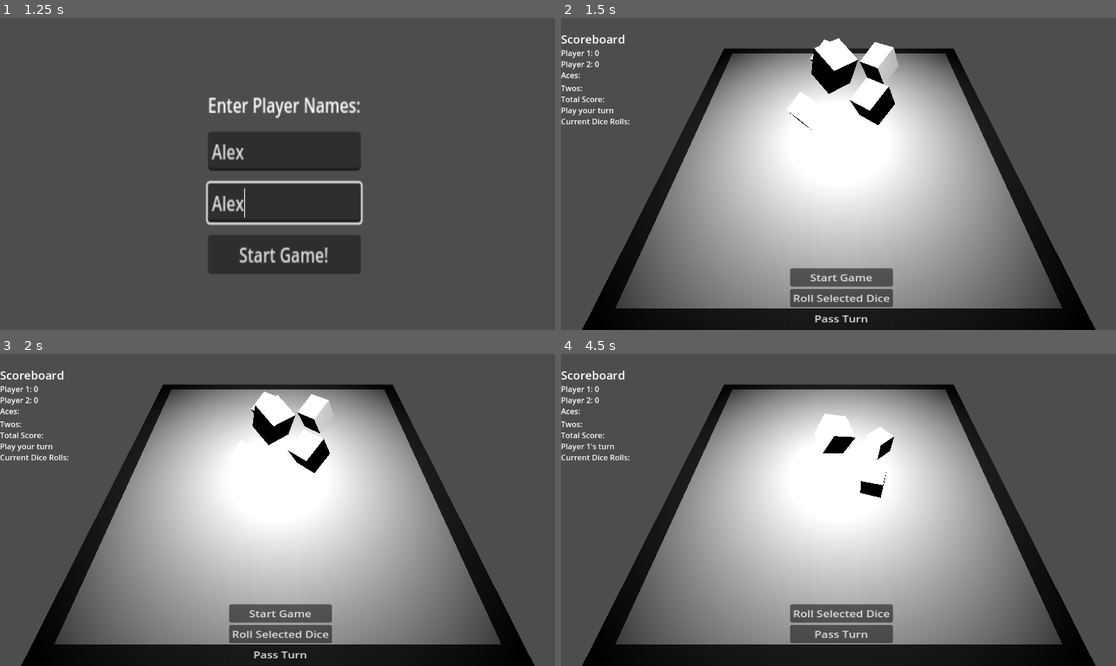
Above: before the commit, frames 1-4 (two rows, left to right).
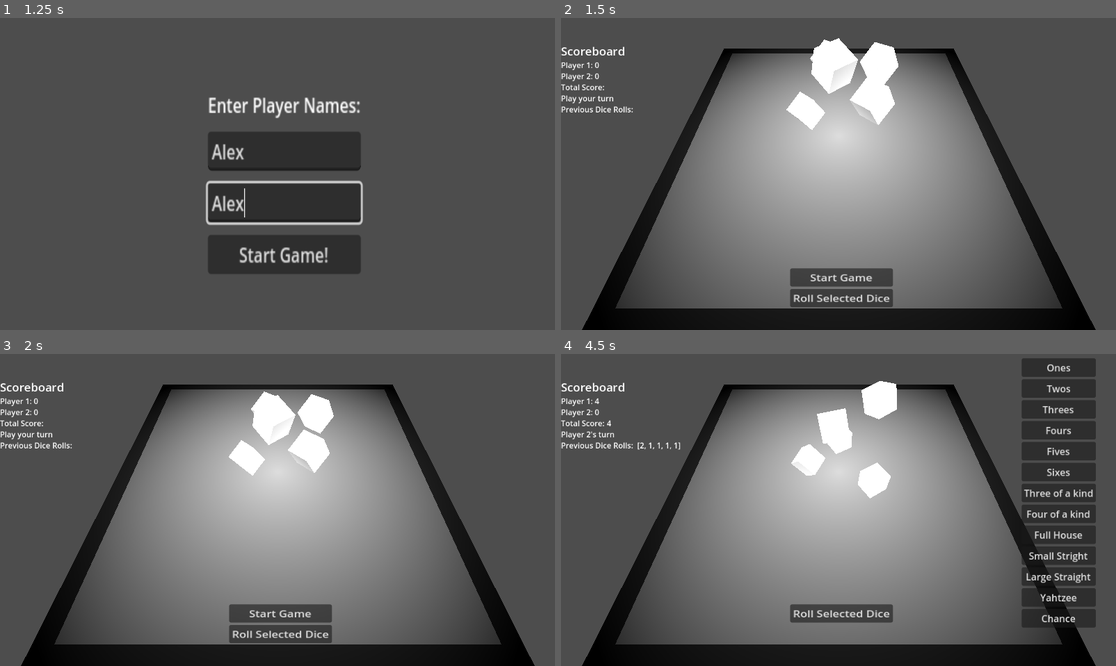
Above: after the commit, the same moments.

Repository: John-Popovici/duel-of-the-eights
Game: Godot game, scene res://Scenes/IntroScene.tscn
Two runs of this game, one before a commit and one after it. Both use one fixed random seed, a clock stepped at 60 frames per second and the inputs below.
Inputs (mouse positions are in pixels of both pictures, inside the frame that each line leads up to):
- Up to frame 1 (1.25 s): click (283, 152) at 0.52 s; type "Alex" at 0.6 s; click (283, 202) at 0.75 s; type "Alex" at 0.83 s
- Up to frame 2 (1.5 s): click "Start Game!" at 1.25 s
- Up to frame 3 (2 s): no input
- Up to frame 4 (4.5 s): click "Roll Selected Dice" at 2 s; click (844, 653) at 2.75 s, where only the run before the commit has a clickable "Pass Turn"; click "Start Game" at 3.5 s; click (1060, 366) at 4.25 s, where only the run after the commit has a clickable "Ones"

Frame 1 is identical in both runs. In frame 2, 42% of the frame differs, in the area x 0-84%, y 5-98%; in frame 3, 42%; in frame 4, 52%, in the area x 0-97%, y 1-94%.

Commit message:
Calculations for different hands done

Diff:
--- /dev/null
+++ b/src/Materials/BoardLowMat.tres
@@ -0,0 +1,4 @@
+[gd_resource type="StandardMaterial3D" format=3 uid="uid://cgpa3fsefx8ir"]
+
+[resource]
+albedo_color = Color(0, 0, 0, 1)
--- /dev/null
+++ b/src/Materials/BoardRaisedMat.tres
@@ -0,0 +1,5 @@
+[gd_resource type="StandardMaterial3D" format=3 uid="uid://dvsy8knluwv6e"]
+
+[resource]
+diffuse_mode = 3
+albedo_color = Color(0.393086, 0.393086, 0.393085, 1)
--- a/src/Materials/Tester.tres
+++ b/src/Materials/Dice_Base.tres
@@ -1,3 +1,4 @@
 [gd_resource type="StandardMaterial3D" format=3 uid="uid://d3pmd3027bxsl"]
 
 [resource]
+diffuse_mode = 3
--- a/src/Materials/Tester2.tres
+++ b/src/Materials/Dice_Selected.tres
@@ -1,4 +1,5 @@
 [gd_resource type="StandardMaterial3D" format=3 uid="uid://dec33kr6i2qx"]
 
 [resource]
+diffuse_mode = 3
 albedo_color = Color(0, 1, 1, 1)
--- a/src/Scenes/game_scene.tscn
+++ b/src/Scenes/game_scene.tscn
@@ -1,15 +1,15 @@
-[gd_scene load_steps=12 format=3 uid="uid://dxwfosg6try75"]
+[gd_scene load_steps=14 format=3 uid="uid://dxwfosg6try75"]
 
 [ext_resource type="Script" path="res://Scripts/GameManager.gd" id="1_7ajte"]
 [ext_resource type="Script" path="res://Scripts/dice_container.gd" id="1_78uev"]
 [ext_resource type="Script" path="res://Scripts/scoreboard.gd" id="1_gapl4"]
 [ext_resource type="Script" path="res://Scripts/game_scene.gd" id="1_ominb"]
 [ext_resource type="Script" path="res://Scripts/die.gd" id="2_muqym"]
+[ext_resource type="Material" uid="uid://cgpa3fsefx8ir" path="res://Materials/BoardLowMat.tres" id="3_i6nc6"]
+[ext_resource type="Material" uid="uid://dvsy8knluwv6e" path="res://Materials/BoardRaisedMat.tres" id="3_nilvk"]
+[ext_resource type="Script" path="res://Scripts/hands_container.gd" id="8_w1efo"]
 
 [sub_resource type="BoxMesh" id="BoxMesh_c0fec"]
-
-[sub_resource type="StandardMaterial3D" id="StandardMaterial3D_3mbto"]
-albedo_color = Color(0, 0, 0, 1)
 
 [sub_resource type="BoxMesh" id="BoxMesh_47imm"]
 
@@ -32,12 +32,13 @@
 transform = Transform3D(50, 0, 0, 0, 0.5, 0, 0, 0, 50, 0, 0, 0)
 mesh = SubResource("BoxMesh_c0fec")
 skeleton = NodePath("../..")
-surface_material_override/0 = SubResource("StandardMaterial3D_3mbto")
+surface_material_override/0 = ExtResource("3_i6nc6")
 
 [node name="RaisedTable" type="MeshInstance3D" parent="GameManager/GameBoard"]
 transform = Transform3D(0.9, 0, 0, 0, 2, 0, 0, 0, 0.9, 0, 0, 0)
 mesh = SubResource("BoxMesh_47imm")
 skeleton = NodePath("../../..")
+surface_material_override/0 = ExtResource("3_nilvk")
 
 [node name="StaticBody3D" type="StaticBody3D" parent="GameManager/GameBoard/RaisedTable"]
 
@@ -167,29 +168,6 @@
 layout_mode = 2
 text = "0"
 
-[node name="CategoryContainers" type="VBoxContainer" parent="GameManager/CanvasLayer/ScoreboardContatiner"]
-layout_mode = 2
-
-[node name="AcesContainer" type="HBoxContainer" parent="GameManager/CanvasLayer/ScoreboardContatiner/CategoryContainers"]
-layout_mode = 2
-
-[node name="CategoryName" type="Label" parent="GameManager/CanvasLayer/ScoreboardContatiner/CategoryContainers/AcesContainer"]
-layout_mode = 2
-text = "Aces:"
-
-[node name="CategoryScore" type="Label" parent="GameManager/CanvasLayer/ScoreboardContatiner/CategoryContainers/AcesContainer"]
-layout_mode = 2
-
-[node name="TwosContainer" type="HBoxContainer" parent="GameManager/CanvasLayer/ScoreboardContatiner/CategoryContainers"]
-layout_mode = 2
-
-[node name="CategoryName" type="Label" parent="GameManager/CanvasLayer/ScoreboardContatiner/CategoryContainers/TwosContainer"]
-layout_mode = 2
-text = "Twos:"
-
-[node name="CategoryScore" type="Label" parent="GameManager/CanvasLayer/ScoreboardContatiner/CategoryContainers/TwosContainer"]
-layout_mode = 2
-
 [node name="TotalScoreContainer" type="HBoxContainer" parent="GameManager/CanvasLayer/ScoreboardContatiner"]
 layout_mode = 2
 
@@ -209,7 +187,7 @@
 
 [node name="CurrentDiceRollsLabel" type="Label" parent="GameManager/CanvasLayer/ScoreboardContatiner/CurrentDiceRollsContainer"]
 layout_mode = 2
-text = "Current Dice Rolls:"
+text = "Previous Dice Rolls: "
 
 [node name="CurrentDiceRolls" type="Label" parent="GameManager/CanvasLayer/ScoreboardContatiner/CurrentDiceRollsContainer"]
 layout_mode = 2
@@ -229,6 +207,122 @@
 layout_mode = 2
 text = "Roll Selected Dice"
 
-[node name="PassTurnButton" type="Button" parent="GameManager/CanvasLayer/ControlButtons"]
-layout_mode = 2
-text = "Pass Turn"
+[node name="P1HandsContainer" type="VBoxContainer" parent="GameManager/CanvasLayer"]
+offset_left = 955.0
+offset_top = 9.0
+offset_right = 1079.0
+offset_bottom = 460.0
+scale = Vector2(1.24, 1.24)
+script = ExtResource("8_w1efo")
+
+[node name="OnesButton" type="Button" parent="GameManager/CanvasLayer/P1HandsContainer"]
+layout_mode = 2
+text = "Ones"
+
+[node name="TwosButton" type="Button" parent="GameManager/CanvasLayer/P1HandsContainer"]
+layout_mode = 2
+text = "Twos"
+
+[node name="ThreesButton" type="Button" parent="GameManager/CanvasLayer/P1HandsContainer"]
+layout_mode = 2
+text = "Threes"
+
+[node name="FoursButton" type="Button" parent="GameManager/CanvasLayer/P1HandsContainer"]
+layout_mode = 2
+text = "Fours"
+
+[node name="FivesButton" type="Button" parent="GameManager/CanvasLayer/P1HandsContainer"]
+layout_mode = 2
+text = "Fives"
+
+[node name="SixesButton" type="Button" parent="GameManager/CanvasLayer/P1HandsContainer"]
+layout_mode = 2
+text = "Sixes"
+
+[node name="TripletButton" type="Button" parent="GameManager/CanvasLayer/P1HandsContainer"]
+layout_mode = 2
+text = "Three of a kind"
+
+[node name="QuadrupletButton" type="Button" parent="GameManager/CanvasLayer/P1HandsContainer"]
+layout_mode = 2
+text = "Four of a kind"
+
+[node name="FullHouseButton" type="Button" parent="GameManager/CanvasLayer/P1HandsContainer"]
+layout_mode = 2
+text = "Full House"
+
+[node name="SmStraightButton" type="Button" parent="GameManager/CanvasLayer/P1HandsContainer"]
+layout_mode = 2
+text = "Small Stright"
+
+[node name="LaStraightButton" type="Button" parent="GameManager/CanvasLayer/P1HandsContainer"]
+layout_mode = 2
+text = "Large Straight"
+
+[node name="YahtzeeButton" type="Button" parent="GameManager/CanvasLayer/P1HandsContainer"]
+layout_mode = 2
+text = "Yahtzee"
+
+[node name="ChanceButton" type="Button" parent="GameManager/CanvasLayer/P1HandsContainer"]
+layout_mode = 2
+text = "Chance"
+
+[node name="P2HandsContainer" type="VBoxContainer" parent="GameManager/CanvasLayer"]
+offset_left = 955.0
+offset_top = 9.0
+offset_right = 1079.0
+offset_bottom = 460.0
+scale = Vector2(1.24, 1.24)
+script = ExtResource("8_w1efo")
+
+[node name="OnesButton" type="Button" parent="GameManager/CanvasLayer/P2HandsContainer"]
+layout_mode = 2
+text = "Ones"
+
+[node name="TwosButton" type="Button" parent="GameManager/CanvasLayer/P2HandsContainer"]
+layout_mode = 2
+text = "Twos"
+
+[node name="ThreesButton" type="Button" parent="GameManager/CanvasLayer/P2HandsContainer"]
+layout_mode = 2
+text = "Threes"
+
+[node name="FoursButton" type="Button" parent="GameManager/CanvasLayer/P2HandsContainer"]
+layout_mode = 2
+text = "Fours"
+
+[node name="FivesButton" type="Button" parent="GameManager/CanvasLayer/P2HandsContainer"]
+layout_mode = 2
+text = "Fives"
+
+[node name="SixesButton" type="Button" parent="GameManager/CanvasLayer/P2HandsContainer"]
+layout_mode = 2
+text = "Sixes"
+
+[node name="TripletButton" type="Button" parent="GameManager/CanvasLayer/P2HandsContainer"]
+layout_mode = 2
+text = "Three of a kind"
+
+[node name="QuadrupletButton" type="Button" parent="GameManager/CanvasLayer/P2HandsContainer"]
+layout_mode = 2
+text = "Four of a kind"
+
+[node name="FullHouseButton" type="Button" parent="GameManager/CanvasLayer/P2HandsContainer"]
+layout_mode = 2
+text = "Full House"
+
+[node name="SmStraightButton" type="Button" parent="GameManager/CanvasLayer/P2HandsContainer"]
+layout_mode = 2
+text = "Small Stright"
+
+[node name="LaStraightButton" type="Button" parent="GameManager/CanvasLayer/P2HandsContainer"]
+layout_mode = 2
+text = "Large Straight"
+
+[node name="YahtzeeButton" type="Button" parent="GameManager/CanvasLayer/P2HandsContainer"]
+layout_mode = 2
+text = "Yahtzee"
+
+[node name="ChanceButton" type="Button" parent="GameManager/CanvasLayer/P2HandsContainer"]
+layout_mode = 2
+text = "Chance"
--- a/src/Scripts/GameManager.gd
+++ b/src/Scripts/GameManager.gd
@@ -4,8 +4,9 @@
 
 @onready var dice_container = $DiceContainer   # Reference to DiceContainer node
 @onready var scoreboard = $CanvasLayer/ScoreboardContatiner          # Reference to Scoreboard node
+@onready var P1HandsContainer: VBoxContainer         # Reference to HandsContainer node
+@onready var P2HandsContainer: VBoxContainer         # Reference to HandsContainer node
 @onready var roll_selected_button = $CanvasLayer/ControlButtons/RollSelectedDiceButton # Reference to the Roll Selected Button
-@onready var pass_turn_button = $CanvasLayer/ControlButtons/PassTurnButton # Reference to the Pass Button
 @onready var start_game_button = $CanvasLayer/ControlButtons/StartGameButton # Reference to the Pass Button
 
 @export var total_rounds: int = 5             # Total rounds in the game
@@ -21,8 +22,11 @@
 # Start the game
 func _ready() -> void:
 	roll_selected_button.pressed.connect(roll_selected_button_call)
-	pass_turn_button.pressed.connect(pass_turn_button_call)
 	start_game_button.pressed.connect(start_round)
+	P1HandsContainer = get_node("CanvasLayer/P1HandsContainer")
+	P2HandsContainer = get_node("CanvasLayer/P2HandsContainer")
+	P1HandsContainer.OffVisibility()
+	P2HandsContainer.OffVisibility()
 
 func roll_selected_button_call() -> void:
 	if roll_phase < max_rolls:
@@ -31,20 +35,8 @@
 	elif roll_phase == max_rolls:
 		# Disable buttons when no more rolls are allowed
 		roll_selected_button.disabled = true
-		pass_turn_button.disabled = true
 		dice_container.roll_selected_dice()
-		pass_turn()
 
-func pass_turn_button_call() -> void:
-	# Ends the current player's turn early, updating scores
-	roll_phase = max_rolls  # Skip to the end of the turn
-	roll_selected_button.disabled = true
-	pass_turn_button.disabled = true
-	pass_turn()
-
-func pass_turn() -> void:
-	await get_tree().create_timer(4.0).timeout
-	update_scores()
 
 # Begins a round by rolling the dice
 func start_round() -> void:
@@ -54,14 +46,17 @@
 
 	roll_phase = 0
 	roll_selected_button.disabled = true  # Disable initially, enabled after first roll
-	pass_turn_button.disabled = true
 	start_game_button.disabled = true
 	start_game_button.visible = false
 
 	if current_player == 1:
 		currentPlayerName = player1name
+		P1HandsContainer.OnVisibility()
+		P2HandsContainer.OffVisibility()
 	else:
 		currentPlayerName = player2name
+		P1HandsContainer.OffVisibility()
+		P2HandsContainer.OnVisibility()
 	print("Round %d, Player %d's turn" % [current_round, current_player])
 
 	# Update the scoreboard to indicate current player
@@ -71,19 +66,19 @@
 	dice_container.roll_dice()
 	roll_phase += 1
 	roll_selected_button.disabled = false  # Disable initially, enabled after first roll
-	pass_turn_button.disabled = false
 
 
 
 # Updates scores based on dice results
-func update_scores() -> void:
-	var dice_values = dice_container.get_dice_values()
-	var round_score = calculate_score(dice_values)
+func update_scores(round_score: int) -> void:
+	#var dice_values = dice_container.get_dice_values()
+	#var round_score = calculate_score(dice_values)
 	player_scores[current_player] += round_score
 
 	# Update scoreboard
 	scoreboard.update_player_score(current_player, player_scores[current_player])
 	scoreboard.update_total_score(player_scores[current_player])
+	scoreboard.update_dice_values(dice_container.get_dice_values())
 
 	# Move to next player's turn or next round
 	next_turn()
@@ -115,10 +110,17 @@
 
 # Ends the game, displays final scores, and winner
 func end_game() -> void:
-	var winner = player1name if player_scores[1] > player_scores[2] else player2name
+	var winner
+	if player_scores[1] > player_scores[2]:
+		winner = player1name
+	elif player_scores[1] < player_scores[2]:
+		winner = player2name
+	else:
+		winner = "Both Players! (Or none, depending on how you look at it)"
 	print("Game Over! Winner: %s" % winner)
 	print("Final Scores: Player 1 - %d, Player 2 - %d" % [player_scores[1], player_scores[2]])
-
+	P1HandsContainer.OffVisibility()
+	P2HandsContainer.OffVisibility()
 	# Update scoreboard to show game over and winner
 	scoreboard.update_turn_status("Game Over! Winner: %s" % winner)
 
--- a/src/Scripts/die.gd
+++ b/src/Scripts/die.gd
@@ -12,8 +12,8 @@
 var is_selected: bool = false          # Tracks if the die has been clicked/selected
 @onready var dieMesh: MeshInstance3D = $MeshInstance3D
 
-var normalTex = preload('res://Materials/Tester.tres')
-var selectedTex = preload('res://Materials/Tester2.tres')
+var normalTex = preload('res://Materials/Dice_Base.tres')
+var selectedTex = preload('res://Materials/Dice_Selected.tres')
 
 # Dictionary mapping each die face direction to its value
 var face_value_dict = {
--- /dev/null
+++ b/src/Scripts/hands_container.gd
@@ -0,0 +1,237 @@
+extends VBoxContainer
+
+@onready var gameManager: Node # Reference to the Ones Button
+@onready var dice_container: Node3D
+@onready var ones_button = $OnesButton # Reference to the Ones Button
+@onready var twos_button = $TwosButton # Reference to the Ones Button
+@onready var threes_button = $ThreesButton # Reference to the Ones Button
+@onready var fours_button = $FoursButton # Reference to the Ones Button
+@onready var fives_button = $FivesButton # Reference to the Ones Button
+@onready var sixes_button = $SixesButton # Reference to the Ones Button
+
+@onready var triplet_button = $TripletButton # Reference to the Ones Button
+@onready var quadruplet_button = $QuadrupletButton # Reference to the Ones Button
+@onready var Yahtzee_button = $YahtzeeButton # Reference to the Ones Button
+@onready var fullHouse_button = $FullHouseButton # Reference to the Ones Button
+@onready var smStraight_button = $SmStraightButton # Reference to the Ones Button
+@onready var laStraight_button = $LaStraightButton # Reference to the Ones Button
+@onready var chance_button = $ChanceButton # Reference to the Ones Button
+
+# Called when the node enters the scene tree for the first time.
+func _ready() -> void:
+	gameManager = get_node("../../")
+	dice_container = get_node("../../DiceContainer")
+	ones_button.pressed.connect(calc_ones)
+	twos_button.pressed.connect(calc_twos)
+	threes_button.pressed.connect(calc_threes)
+	fours_button.pressed.connect(calc_fours)
+	fives_button.pressed.connect(calc_fives)
+	sixes_button.pressed.connect(calc_sixes)
+
+	triplet_button.pressed.connect(calc_triplet)
+	quadruplet_button.pressed.connect(calc_quadruplet)
+	Yahtzee_button.pressed.connect(calc_yahtzee)
+	fullHouse_button.pressed.connect(calc_fullHouse)
+	smStraight_button.pressed.connect(calc_smStraight)
+	laStraight_button.pressed.connect(calc_laStraight)
+	chance_button.pressed.connect(calc_chance)
+
+
+# Called every frame. 'delta' is the elapsed time since the previous frame.
+func _process(delta: float) -> void:
+	pass
+
+func ToggleVisibility() -> void:
+	visible = !visible
+
+func OnVisibility() -> void:
+	visible = true
+
+func OffVisibility() -> void:
+	visible = false
+
+func addScore(score: int) -> void:
+	gameManager.update_scores(score)
+
+# Helper function to remove duplicates from an array
+func remove_duplicates(array: Array) -> Array:
+	var unique_values = []
+	for value in array:
+		if value not in unique_values:
+			unique_values.append(value)
+	return unique_values
+
+
+func calc_ones() -> void:
+	var dice_values = dice_container.get_dice_values()
+	var score: int = 0
+	for val in dice_values:
+		if val == 1:
+			score += val
+	ones_button.disabled = true
+	ones_button.text = str("Ones: %d" % score)
+	addScore(score)
+
+func calc_twos() -> void:
+	var dice_values = dice_container.get_dice_values()
+	var score: int = 0
+	for val in dice_values:
+		if val == 2:
+			score += val
+	twos_button.disabled = true
+	twos_button.text = str("Twos: %d" % score)
+	addScore(score)
+
+func calc_threes() -> void:
+	var dice_values = dice_container.get_dice_values()
+	var score: int = 0
+	for val in dice_values:
+		if val == 3:
+			score += val
+	threes_button.disabled = true
+	threes_button.text = str("Threes: %d" % score)
+	addScore(score)
+
+func calc_fours() -> void:
+	var dice_values = dice_container.get_dice_values()
+	var score: int = 0
+	for val in dice_values:
+		if val == 4:
+			score += val
+	fours_button.disabled = true
+	fours_button.text = str("Fours: %d" % score)
+	addScore(score)
+
+func calc_fives() -> void:
+	var dice_values = dice_container.get_dice_values()
+	var score: int = 0
+	for val in dice_values:
+		if val == 5:
+			score += val
+	fives_button.disabled = true
+	fives_button.text = str("Fives: %d" % score)
+	addScore(score)
+
+func calc_sixes() -> void:
+	var dice_values = dice_container.get_dice_values()
+	var score: int = 0
+	for val in dice_values:
+		if val == 6:
+			score += val
+	sixes_button.disabled = true
+	sixes_button.text = str("Sixes: %d" % score)
+	addScore(score)
+
+func calc_chance() -> void:
+	var dice_values = dice_container.get_dice_values()
+	var score: int = 0
+	for val in dice_values:
+		score += val
+	chance_button.disabled = true
+	chance_button.text = str("Chance: %d" % score)
+	addScore(score)
+
+func calc_triplet() -> void:
+	var dice_values = dice_container.get_dice_values()
+	var score: int = 0
+	var counts: Array[int] = [0,0,0,0,0,0]
+	var meetCrit = false
+	for val in dice_values:
+		score += val
+		counts[val-1] +=1
+		if counts[val-1]>=3:
+			meetCrit = true
+	if !meetCrit:
+		score = 0
+	triplet_button.disabled = true
+	triplet_button.text = str("Three of a kind: %d" % score)
+	addScore(score)
+
+func calc_quadruplet() -> void:
+	var dice_values = dice_container.get_dice_values()
+	var score: int = 0
+	var counts: Array[int] = [0,0,0,0,0,0]
+	var meetCrit = false
+	for val in dice_values:
+		score += val
+		counts[val-1] +=1
+		if counts[val-1]>=4:
+			meetCrit = true
+	if !meetCrit:
+		score = 0
+	quadruplet_button.disabled = true
+	quadruplet_button.text = str("Four of a kind: %d" % score)
+	addScore(score)
+
+func calc_yahtzee() -> void:
+	var dice_values = dice_container.get_dice_values()
+	var score: int = 0
+	var counts: Array[int] = [0,0,0,0,0,0]
+	var meetCrit = false
+	for val in dice_values:
+		counts[val-1] +=1
+		if counts[val-1]>=5:
+			meetCrit = true
+	if meetCrit:
+		score = 50
+	Yahtzee_button.disabled = true
+	Yahtzee_button.text = str("Yahtzee: %d" % score)
+	addScore(score)
+
+func calc_fullHouse() -> void:
+	var dice_values = dice_container.get_dice_values()
+	var score: int = 0
+	var counts: Array[int] = [0,0,0,0,0,0]
+	var meetCrit = false
+	for val in dice_values:
+		counts[val-1] +=1
+
+	var hasTwo = false
+	var hasThree = false
+	for count in counts:
+		if count == 2:
+			hasTwo = true
+		elif count == 3:
+			hasThree = true
+	meetCrit = hasThree and hasTwo
+
+	if meetCrit:
+		score = 25
+	fullHouse_button.disabled = true
+	fullHouse_button.text = str("Full House: %d" % score)
+	addScore(score)
+
+func calc_smStraight() -> void:
+	var dice_values = dice_container.get_dice_values()
+	var score: int = 0
+	var meetCrit = false
+	var sorted_unique_rolls = dice_values.duplicate()
+	sorted_unique_rolls.sort()
+	sorted_unique_rolls = remove_duplicates(sorted_unique_rolls)  # Remove duplicates
+	if len(sorted_unique_rolls) >= 4:
+		for i in range(len(sorted_unique_rolls) - 3):
+			if sorted_unique_rolls[i] + 1 == sorted_unique_rolls[i + 1] and sorted_unique_rolls[i] + 2 == sorted_unique_rolls[i + 2] and sorted_unique_rolls[i] + 3 == sorted_unique_rolls[i + 3]:
+				meetCrit = true  # Found a small straight
+
+	if meetCrit:
+		score = 30
+	smStraight_button.disabled = true
+	smStraight_button.text = str("Small Straight: %d" % score)
+	addScore(score)
+
+func calc_laStraight() -> void:
+	var dice_values = dice_container.get_dice_values()
+	var score: int = 0
+	var meetCrit = false
+	var sorted_unique_rolls = dice_values.duplicate()
+	sorted_unique_rolls.sort()
+	sorted_unique_rolls = remove_duplicates(sorted_unique_rolls)  # Remove duplicates
+	if len(sorted_unique_rolls) == 5:
+		if sorted_unique_rolls[0] + 1 == sorted_unique_rolls[1] and sorted_unique_rolls[1] + 1 == sorted_unique_rolls[2] and sorted_unique_rolls[2] + 1 == sorted_unique_rolls[3] and sorted_unique_rolls[3] + 1 == sorted_unique_rolls[4]:
+			meetCrit = true  # Found a small straight
+
+	if meetCrit:
+		score = 40
+	laStraight_button.disabled = true
+	laStraight_button.text = str("Large Straight: %d" % score)
+	addScore(score)
--- a/src/Scripts/scoreboard.gd
+++ b/src/Scripts/scoreboard.gd
@@ -5,21 +5,11 @@
 # Labels for individual categories and scores
 @onready var player1_score_label = $Player1ScoreContainer/Player1Score
 @onready var player2_score_label = $Player2ScoreContainer/Player2Score
-@onready var aces_score_label = $CategoryContainers/AcesContainer/AcesScore
-# Repeat for all category labels...
 
 @onready var total_score_label = $TotalScoreContainer/TotalScore
 @onready var dice_values_label = $CurrentDiceRollsContainer/CurrentDiceRolls
 @export var turn_status_label: Label
 
-# Function to update a category score
-func update_category_score(player: int, category: String, score: int) -> void:
-	match category:
-		"Aces":
-			aces_score_label.text = str(score)
-		"Twos":
-			$CategoryContainers/TwosContainer/TwosScore.text = str(score)
-		# Repeat for other categories
 
 # Function to update player score
 func update_player_score(player: int, score: int) -> void:
